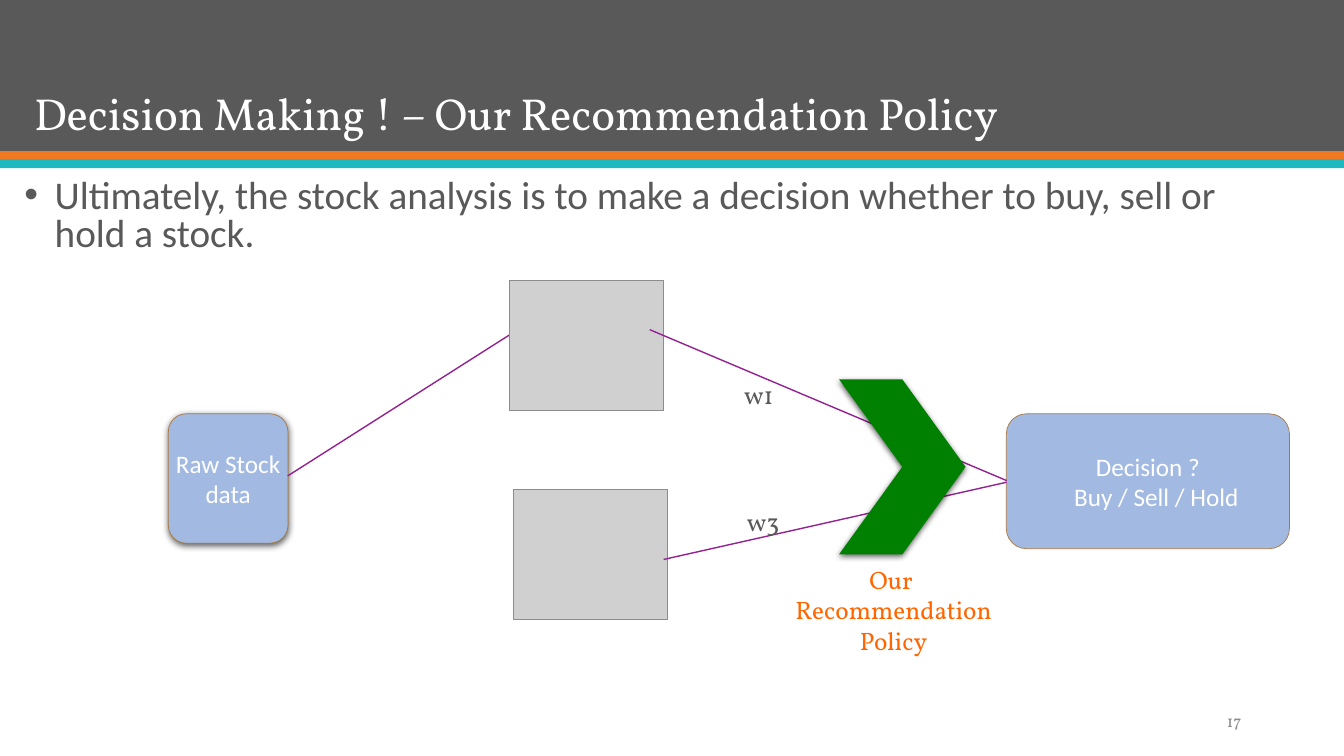
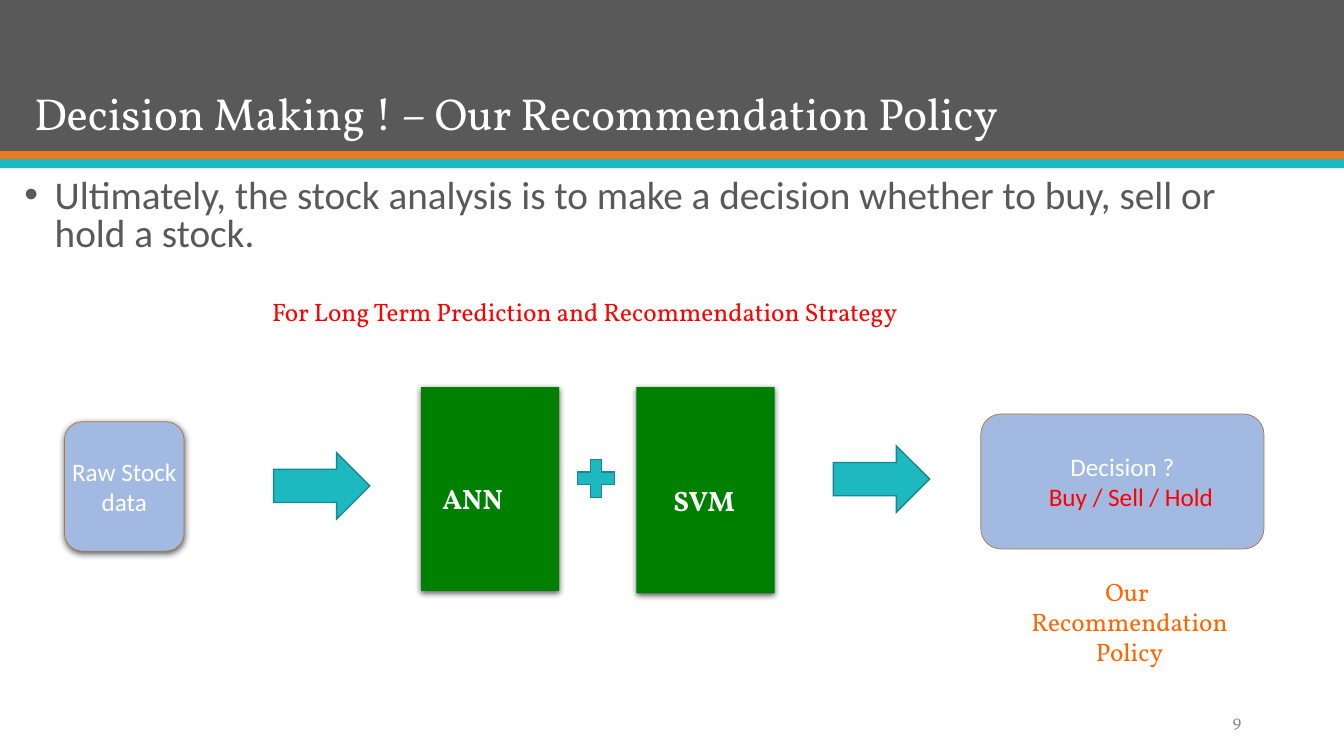
Before and after one commit to mJaiswal/Stock-Market-Prediction-Project, a slide deck: slide 9 of All Documentation/Presentations/Group 13 - ECE 568 - Final Project Preliminary Presentation.pptx (slide 17 before the commit). Drawn at 1344x756 pixels with LibreOffice and Linux fonts; fonts in the diff are those of the drawing; grey boxes stand for pictures. Boxes give left, top, right and bottom in pixels: in the first picture for what was removed or moved away, otherwise in the second. Text is boxed around its words. In the diff, an @@ line names an element or a change of style, - is before the commit and + after.

```diff
--- a/All Documentation/Presentations/Group 13 - ECE 568 - Final Project Preliminary Presentation.pptx
+++ b/All Documentation/Presentations/Group 13 - ECE 568 - Final Project Preliminary Presentation.pptx
@@ picture removed at [509,280,663,410] @@
@@ text added at [272,303,898,328], 18 pt, text #FF0000 @@
+For Long Term Prediction and Recommendation Strategy
@@ line removed from (287, 476) to (510, 335) @@
@@ line removed from (650, 330) to (1007, 481) @@
@@ chevron: place and size @@
-chevron at [839,379,965,555]
+chevron at [421,387,560,591]
@@ chevron at [421,387,560,591]: proportions changed @@
@@ chevron added at [636,387,774,594], fill #008000 @@
@@ text removed at [744,380,773,404] @@
-w1
@@ rounded rectangle "Decision ?": place and size @@
-rounded rectangle "Decision ?" at [1006,414,1290,549]
+rounded rectangle "Decision ?" at [981,414,1264,549]
@@ rounded rectangle "Raw Stock data": place and size @@
-rounded rectangle "Raw Stock data" at [168,414,288,543]
+rounded rectangle "Raw Stock data" at [65,421,185,551]
@@ right arrow added at [834,446,930,512], fill #1EB8C1, outline #16888F 1 pt @@
@@ right arrow added at [274,453,370,519], fill #1EB8C1, outline #16888F 1 pt @@
@@ plus added at [578,460,614,498], fill #1EB8C1, outline #16888F 1 pt @@
@@ text added at [442,490,503,510], 20 pt, text #FFFFFF, bold @@
+ANN
@@ picture removed at [514,489,668,619] @@
@@ line removed from (663, 560) to (1007, 482) @@
@@ text added at [673,491,734,512], 20 pt, text #FFFFFF, bold @@
+SVM
@@ text in rounded rectangle at [1049,488,1213,510]: text colour #FFFFFF to #FF0000 in "Buy / Sell / Hold" @@
@@ text removed at [747,518,779,542] @@
-w3
@@ text "Our": place and size @@
-text "Our" at [795,571,991,657]
+text "Our" at [1031,583,1227,668]
@@ page number at [1233,718,1242,730]: text changed @@
-17
+9
```
Also in this commit, not shown: 8 other slides changed, 2 slides added, 11 slides removed, 1 other file.
